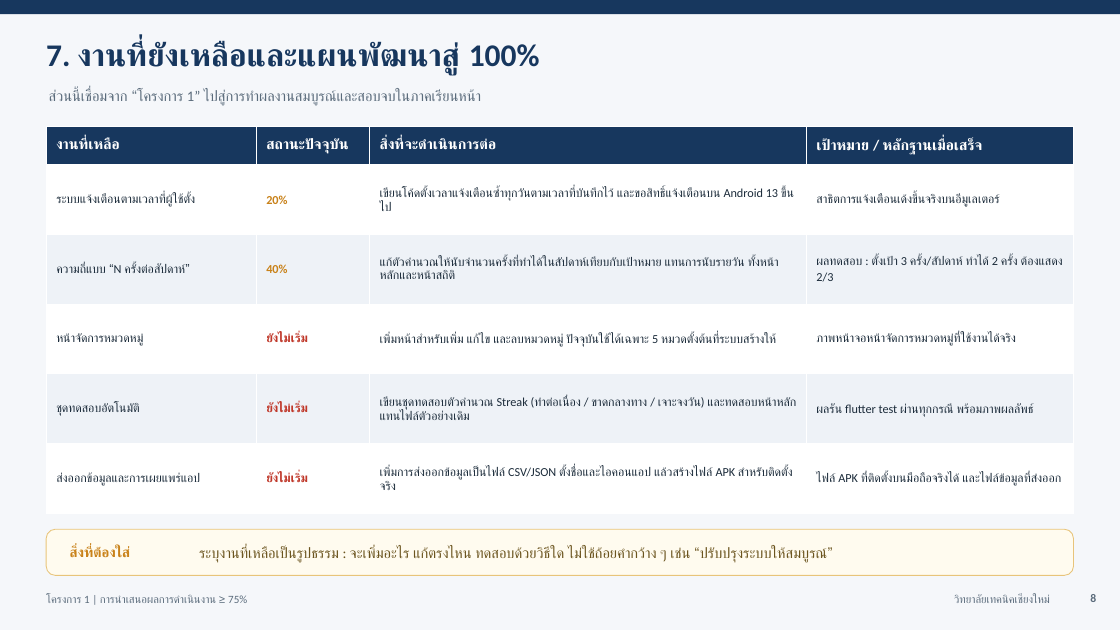
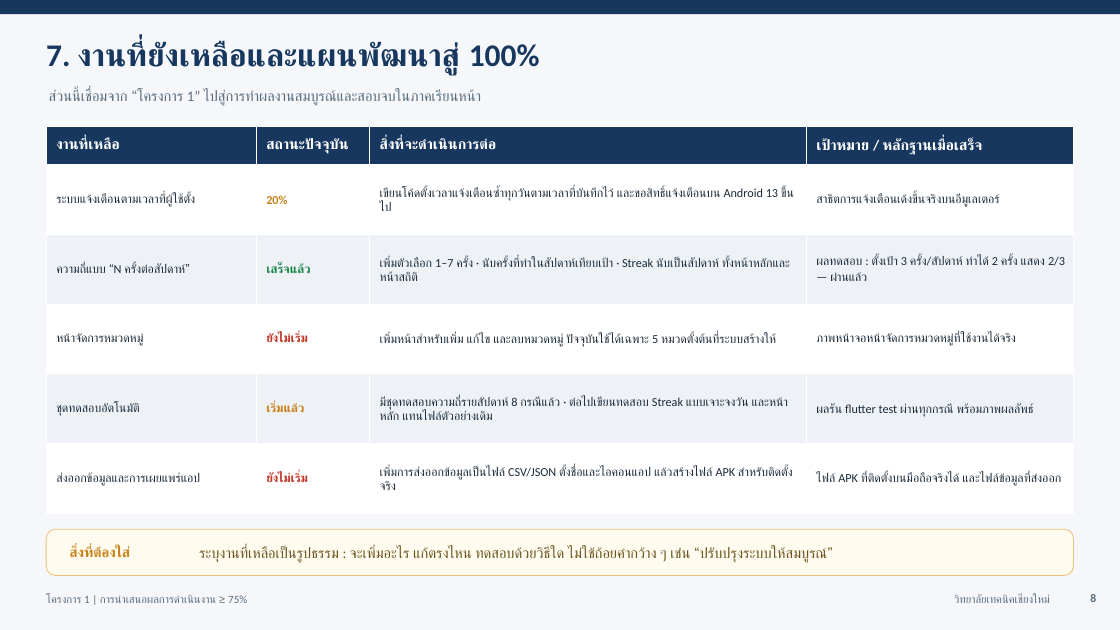
Before and after one commit to SuperMeteo/habit_tracker, a slide deck: slide 8 of docs/นำเสนอโครงการ1_HabitTracker.pptx. Drawn at 1120x630 pixels with LibreOffice and Linux fonts; fonts in the diff are those of the drawing. Boxes give left, top, right and bottom in pixels: in the first picture for what was removed or moved away, otherwise in the second. Text is boxed around its words. In the diff, an @@ line names an element or a change of style, - is before the commit and + after.

```diff
--- a/docs/นำเสนอโครงการ1_HabitTracker.pptx
+++ b/docs/นำเสนอโครงการ1_HabitTracker.pptx
@@ table at (x1=46, y1=126, x2=1074, y2=513) @@
-row 3: ความถี่แบบ “N ครั้งต่อสัปดาห์” | 40% | แก้ตัวคำนวณให้นับจำนวนครั้งที่ทำได้ในสัปดาห์เทียบกับเป้าหมาย แทนการนับรายวัน ทั้งหน้าหลักและหน้าสถิติ | ผลทดสอบ : ตั้งเป้า 3 ครั้ง/สัปดาห์ ทำได้ 2 ครั้ง ต้องแสดง 2/3
+row 3: ความถี่แบบ “N ครั้งต่อสัปดาห์” | เสร็จแล้ว | เพิ่มตัวเลือก 1–7 ครั้ง · นับครั้งที่ทำในสัปดาห์เทียบเป้า · Streak นับเป็นสัปดาห์ ทั้งหน้าหลักและหน้าสถิติ | ผลทดสอบ : ตั้งเป้า 3 ครั้ง/สัปดาห์ ทำได้ 2 ครั้ง แสดง 2/3 — ผ่านแล้ว
-row 5, column 2: ยังไม่เริ่ม
+row 5, column 2: เริ่มแล้ว
-row 5, column 3: เขียนชุดทดสอบตัวคำนวณ Streak (ทำต่อเนื่อง / ขาดกลางทาง / เจาะจงวัน) และทดสอบหน้าหลัก แทนไฟล์ตัวอย่างเดิม
+row 5, column 3: มีชุดทดสอบความถี่รายสัปดาห์ 8 กรณีแล้ว · ต่อไปเขียนทดสอบ Streak แบบเจาะจงวัน และหน้าหลัก แทนไฟล์ตัวอย่างเดิม
```
Also in this commit, not shown: 3 other slides changed, 1 other file.
